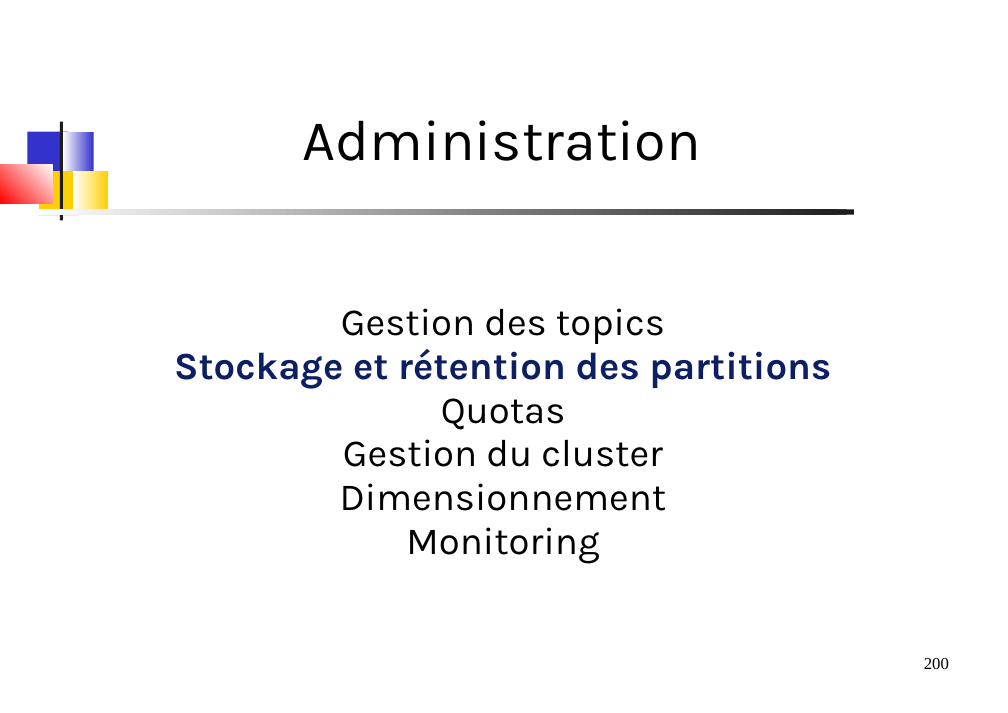
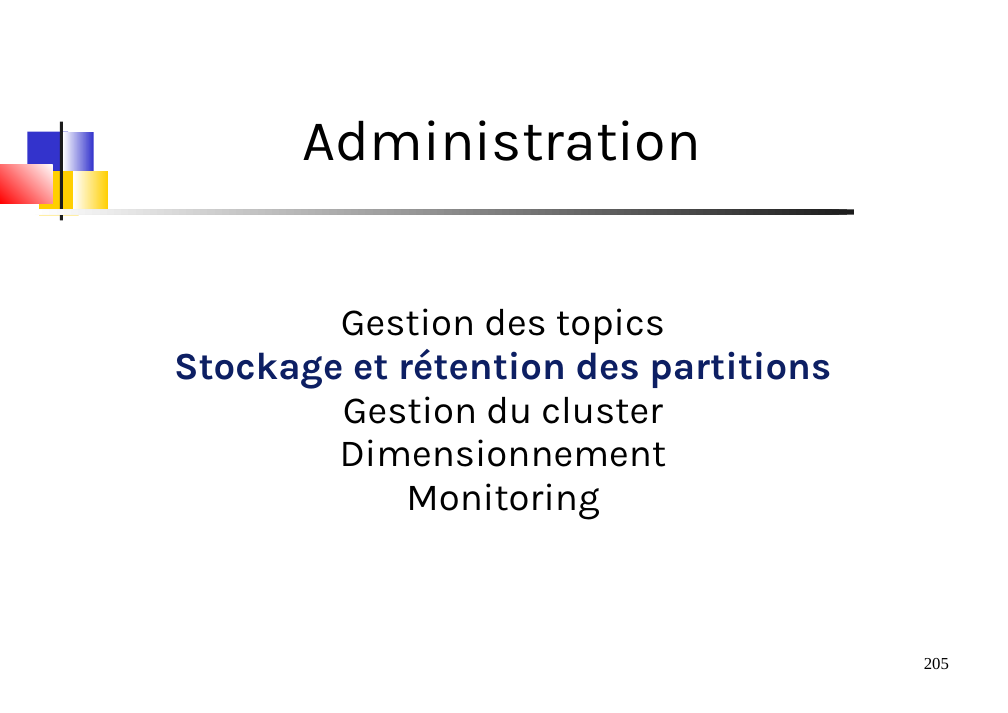
Before and after one commit to dthibau/kafka, a slide deck: slide 205 of KafkaAdmin.odp (slide 200 before the commit). Drawn at 1008x713 pixels with LibreOffice and Linux fonts; fonts in the diff are those of the drawing. Boxes give left, top, right and bottom in pixels: in the first picture for what was removed or moved away, otherwise in the second. Text is boxed around its words. In the diff, an @@ line names an element or a change of style, - is before the commit and + after.

```diff
--- a/KafkaAdmin.odp
+++ b/KafkaAdmin.odp
@@ subtitle at (441, 398, 566, 430): paragraph removed @@
-Quotas
@@ page number at (924, 658, 949, 669): text changed @@
-200
+205
```
Also in this commit, not shown: 3 other slides changed, 1 slide added, 1 slide removed, 15 other files.
